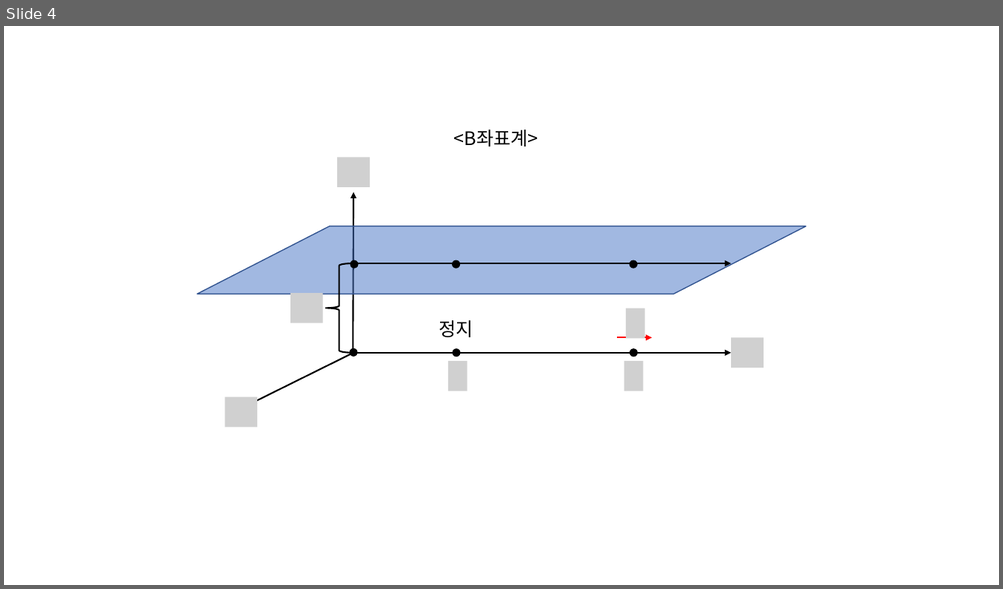
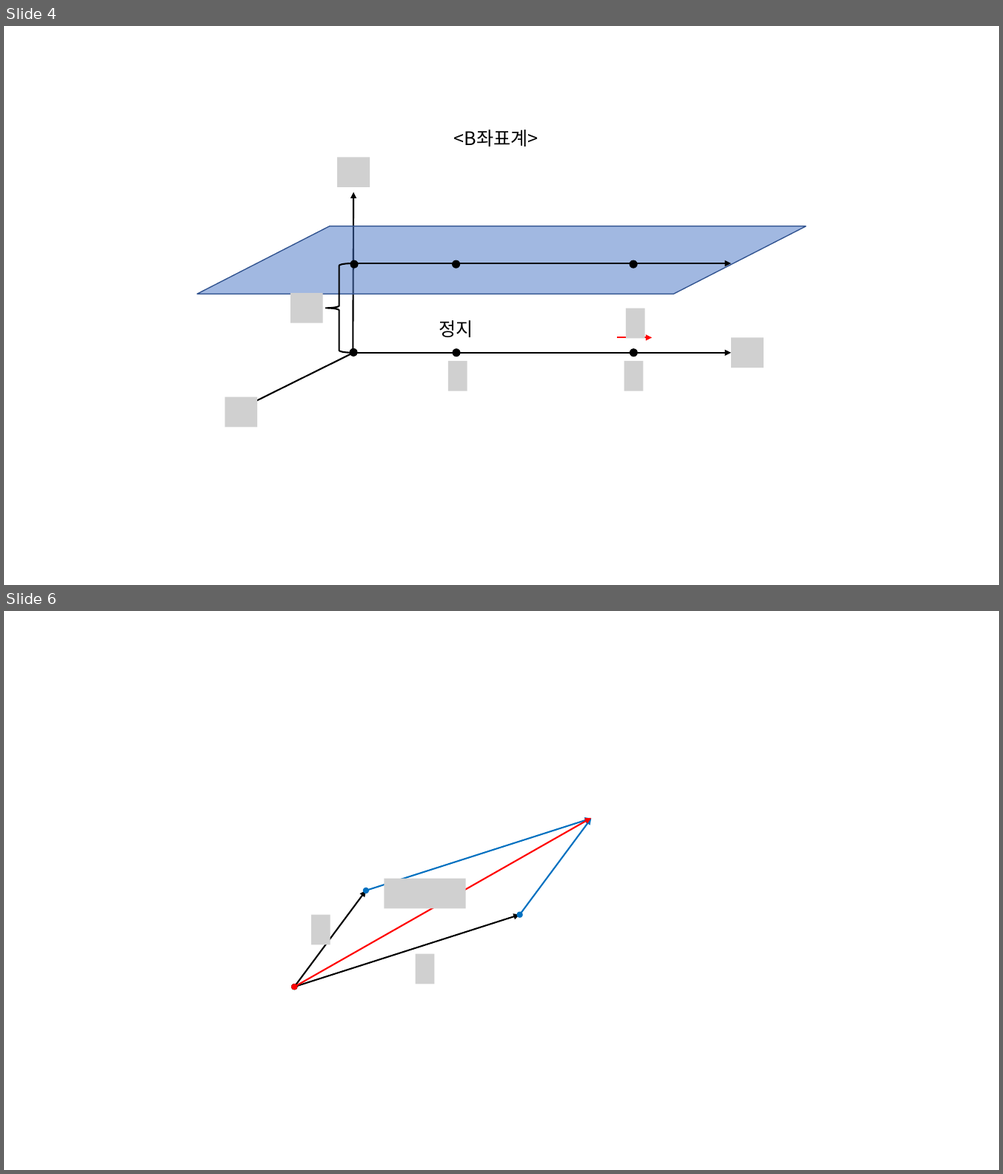
Before and after one commit to atgane/atgane.github.io, a slide deck: image/그림용 ppt.pptx. Shown one above the other, each under a label of ours: slide 4 before the commit, slides 4 and 6 after it; the slides between them are not shown. The pictures are 1003x589 and 1003x1174 pixels, drawn with LibreOffice and Linux fonts; fonts in the diff are those of the drawing; grey boxes stand for pictures. Boxes give left, top, right and bottom in pixels: in the first picture for what was removed or moved away, otherwise in the second. Text is boxed around its words. In the diff, an @@ line names an element or a change of style, - is before the commit and + after.

```diff
--- a/image/그림용 ppt.pptx
+++ b/image/그림용 ppt.pptx
@@ slide 6 added at <box>4,611,999,1170</box>, background #FFFFFF @@
@@ double arrow added from (294, 987) to (591, 818), #FF0000 1.5 pt @@
@@ double arrow added from (366, 891) to (591, 818), #0070C0 1.5 pt @@
@@ double arrow added from (520, 914) to (591, 818), #0070C0 1.5 pt @@
@@ double arrow added from (294, 987) to (366, 891), #000000 1.5 pt @@
@@ picture added at <box>384,879,465,908</box> @@
@@ double arrow added from (294, 987) to (520, 914), #000000 1.5 pt @@
@@ picture added at <box>311,914,331,945</box> @@
@@ picture added at <box>415,954,435,984</box> @@
```
Also in this commit, not shown: 1 other slide added, 4 other files.
